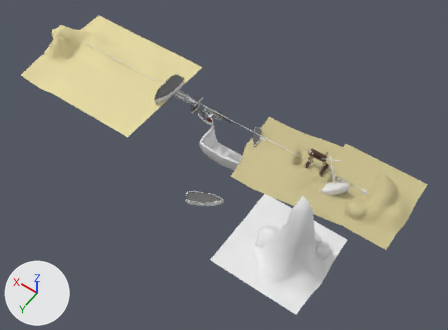
The Blender file Endless Ocean/Assets/Models/Environment/level2.blend: old version first, new version second.
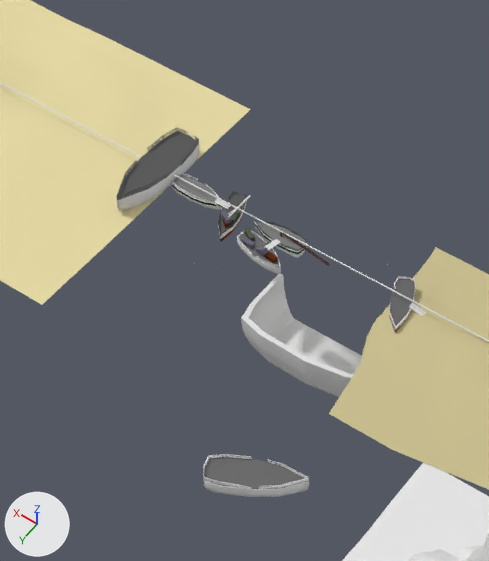
Each version is shown whole from a 50 mm camera at (-534.0, 2125.0, 2861.0) aimed at (783.0, 281.0, -36.0), then close up on the part from 25% to 64% of the width and 8% to 69% of the height. Lighting does not change. The marker at lower left points along +X, +Y and +Z.
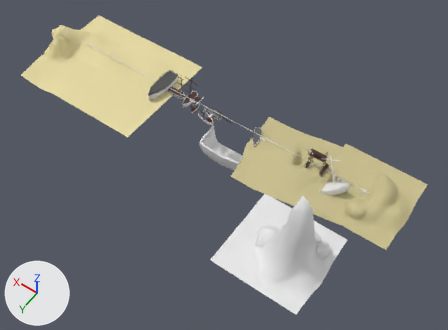
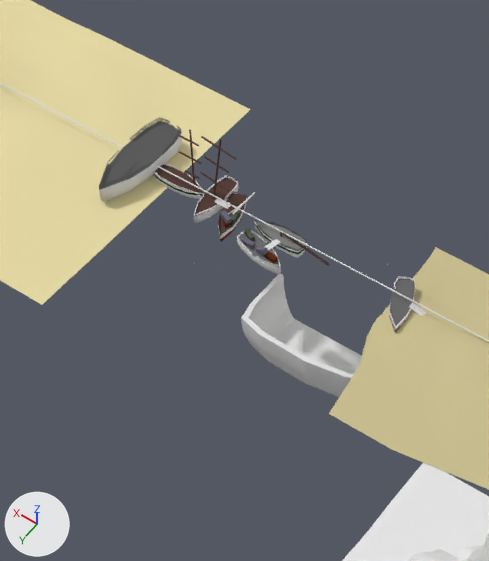
Location of each change, (x1, y1, x2, y2) in pixels of the close-ups (489 x 561 px; the box of a moved part takes in the faces that stretch with it):
'boatPuzzle2', moved
    before: (117, 131, 200, 212)
    after: (99, 121, 182, 202)
'backgroundShip', deleted
    before: (203, 454, 309, 497)
'boatPuzzle', reshaped (24% wider, 57% taller)
    before: (172, 174, 247, 242)
    after: (154, 135, 247, 242)
'Cube.033', moved
    before: (116, 128, 199, 200)
    after: (99, 117, 182, 190)
'Cube.007', reshaped (13% wider, 54% taller)
    before: (172, 173, 307, 251)
    after: (154, 130, 307, 251)
'Cylinder.002', moved
    before: (228, 195, 251, 218)
    after: (232, 192, 255, 215)
part 1 of me_cube_010, moved or reshaped
    before: (172, 174, 222, 210)
    after: (154, 164, 204, 199)
part 2 of me_cube_010, added (brown)
    after: (194, 178, 239, 223)
part 3 of me_cube_010, added
    after: (201, 136, 237, 160)
part 4 of me_cube_010, added
    after: (201, 172, 230, 192)
part 5 of me_cube_010, added
    after: (179, 135, 199, 146)
part 6 of me_cube_010, added
    after: (179, 151, 201, 164)
part 7 of me_cube_010, added
    after: (204, 156, 229, 173)
part 8 of me_cube_010, recoloured (grey to brown)
    both: (218, 194, 247, 235)
part 9 of me_cube_036, added
    after: (189, 130, 195, 188)
part 10 of me_cube_036, moved or reshaped
    before: (172, 179, 218, 206)
    after: (154, 170, 200, 196)
part 11 of me_cube_036, added
    after: (194, 197, 219, 216)
part 12 of me_cube_036, added
    after: (213, 139, 222, 198)

Patch to the scene script:
```diff
--- a/Endless Ocean/Assets/Models/Environment/level2.blend.py
+++ b/Endless Ocean/Assets/Models/Environment/level2.blend.py
@@ me_cube_010 @@
 # used by ob_boatpuzzle; location = (1289.0, 3.0, -8.0); rotation_euler = (0.0, 0.0, -0.0209), in degrees (0, 0, -1.2); scale = (17.8, 17.8, 17.8)
-me_cube_010.from_pydata(...)  # 271 vertices, 260 faces; spans x -7.01..4.28, y -2.86..4.55, z -0.82..0.66
+me_cube_010.from_pydata(...)  # 754 vertices, 558 faces; spans x -7.01..7.29, y -4.19..4.55, z -0.9..11.14
+# me_cube_010 part 1: the loose piece of 172 vertices spanning x -3.42..4.28, y -1.31..1.31, z -0.82..0.65 is moved by (3.01, -0.06, 0.0)
+# me_cube_010 part 2: the loose piece of 99 vertices spanning x -7.01..-3.39, y -2.86..4.55, z -0.82..0.66 is copied, and the copy is turned -18.2 degrees about the z axis through its middle and scaled by 1.06, then moved by (3.5, -1.13, -0.04); it spans x -3.36..-0.57, y -4.19..3.97, z -0.9..0.66
+# me_cube_010 part 3: a new loose piece of 64 vertices spanning x -6.15..-0.82, y -0.12..0.23, z 10.12..11.14, in mat_mast (brown #58413c)
+# me_cube_010 part 4: a new loose piece of 64 vertices spanning x -4.83..-0.33, y -0.08..0.25, z 3.69..4.59, in mat_mast (brown #58413c)
+# me_cube_010 part 5: a new loose piece of 64 vertices spanning x -0.27..2.76, y 0.05..0.35, z 9.1..9.33, in mat_mast (brown #58413c)
+# me_cube_010 part 6: a new loose piece of 64 vertices spanning x -0.48..2.97, y 0.05..0.36, z 6.13..6.37, in mat_mast (brown #58413c)
+# me_cube_010 part 7: a new loose piece of 64 vertices spanning x -4.88..-1.16, y -0.05..0.27, z 7.11..7.89, in mat_mast (brown #58413c)
+# me_cube_010 part 8: 2 faces spanning x -7.01..-3.39, y -2.86..4.55, z 0.66 switch from mat_material_009 (dark grey #5d5d5d) to mat_mast (brown #58413c)
 me_cube_010.materials.append(mat_material_006)
 me_cube_010.materials.append(mat_boatstrip)
-me_cube_010.materials.append(mat_boatdeck)  # grey #818181
 me_cube_010.materials.append(mat_material_008)
 me_cube_010.materials.append(mat_boatstripe)
+me_cube_010.materials.append(mat_material_011)  # white #e7e7e7
@@ me_cube_036 @@
 # used by ob_cube_007; location = (1074.0, 5.0, -8.0); rotation_euler = (0.0, 0.0, -3.137), in degrees (0, 0, -180); scale = (17.8, 17.8, 17.8)
-me_cube_036.from_pydata(...)  # 1841 vertices, 1811 faces; spans x -16.4..4.3, y -4.5..3.0, z 0.3..1.0
+me_cube_036.from_pydata(...)  # 2480 vertices, 2385 faces; spans x -19.5..4.3, y -4.5..4.3, z -0.8..11.9
+# me_cube_036 part 9: a new loose piece, a 32-sided cylinder along z spanning x -13.45..-13.22, y 0.28..0.51, z -0.67..10.73, in mat_mast (brown #58413c)
+# me_cube_036 part 10: the loose piece of 384 vertices spanning x -16.4..-8.6, y -1.1..0.1, z 0.3..1.0 is moved by (-3.1, 0.1, 0.0)
+# me_cube_036 part 11: a new loose piece of 143 vertices spanning x -11.4..-8.7, y -3.8..-0.1, z 0.6..1.0, in mat_material_011 (white #e7e7e7)
+# me_cube_036 part 12: a new loose piece of 64 vertices spanning x -10.5..-8.3, y 0.2..0.5, z -0.8..11.9, in mat_mast (brown #58413c)
 me_cube_036.materials.append(mat_material_009)
@@ me_cube_036 @@
 me_cube_036.materials.append(mat_material_006)
+me_cube_036.materials.append(mat_material_011)  # white #e7e7e7
+me_cube_036.materials.append(mat_mast)  # brown #58413c
@@ ob_cube_035 @@
-ob_cube_035 = bpy.data.objects.new('Cube.035', me_cube_056)
@@ ob_cube_033 @@
 ob_cube_033 = bpy.data.objects.new('Cube.033', me_cube_054)
-ob_cube_033.location = (1411.0, 35.0, 4.0)
+ob_cube_033.location = (1462.0, 35.0, 9.0)
 ob_cube_033.rotation_euler = (0.0, 0.0, -1.588)  # degrees (0, 0, -91)
@@ ob_cube_032 @@
-ob_cube_032 = bpy.data.objects.new('Cube.032', me_cube_046)
@@ ob_cube_029 @@
-ob_cube_029 = bpy.data.objects.new('Cube.029', me_cube_044)
@@ ob_boatpuzzle2 @@
 ob_boatpuzzle2 = bpy.data.objects.new('boatPuzzle2', me_cube_034)
-ob_boatpuzzle2.location = (1411.0, 35.0, 4.0)
+ob_boatpuzzle2.location = (1462.0, 35.0, 9.0)
 ob_boatpuzzle2.rotation_euler = (0.0, 0.0, -1.588)  # degrees (0, 0, -91)
@@ ob_cylinder_002 @@
 ob_cylinder_002 = bpy.data.objects.new('Cylinder.002', me_cylinder_002)
-ob_cylinder_002.location = (1165.0, 19.0, 46.0)
+ob_cylinder_002.location = (1152.0, 19.0, 64.0)
 ob_cylinder_002.rotation_euler = (1.571, -0.615, 0.0)  # degrees (90, -35, 0)
@@ ob_backgroundship @@
-ob_backgroundship = bpy.data.objects.new('backgroundShip', me_cube_045)
@@ ob_backgroundship_012 @@
+ob_backgroundship_012 = bpy.data.objects.new('backgroundShip.012', me_cube_057)  # 16 vertices, 14 faces; spans x -1.469..-0.358, y -1.32..-0.953, z 0.648..0.803; in mat_material_011 (white #e7e7e7)
+ob_backgroundship_012.location = (1254.0, 7.0, -8.0)
+ob_backgroundship_012.rotation_euler = (0.0, 0.0, -1.579)  # degrees (0, 0, -90)
+ob_backgroundship_012.scale = (18.9, 18.9, 18.9)
@@ ob_backgroundship_014 @@
+ob_backgroundship_014 = bpy.data.objects.new('backgroundShip.014', me_cube_062)  # 16 vertices, 14 faces; spans x -1.469..-0.388, y -1.304..-0.952, z 0.564..0.713; in mat_material_011 (white #e7e7e7)
+ob_backgroundship_014.location = (1254.0, 7.0, -8.0)
+ob_backgroundship_014.rotation_euler = (0.0, 0.0, -1.579)  # degrees (0, 0, -90)
+ob_backgroundship_014.scale = (18.9, 18.9, 18.9)
@@ ob_backgroundship_016 @@
+ob_backgroundship_016 = bpy.data.objects.new('backgroundShip.016', me_cube_071)  # 12 vertices, 10 faces; spans x -1.469..-0.093, y 0.953..1.208, z 0.73..0.803; in mat_material_011 (white #e7e7e7)
+ob_backgroundship_016.location = (1254.0, 7.0, -8.0)
+ob_backgroundship_016.rotation_euler = (0.0, 0.0, -1.579)  # degrees (0, 0, -90)
+ob_backgroundship_016.scale = (18.9, 18.9, 18.9)
```
